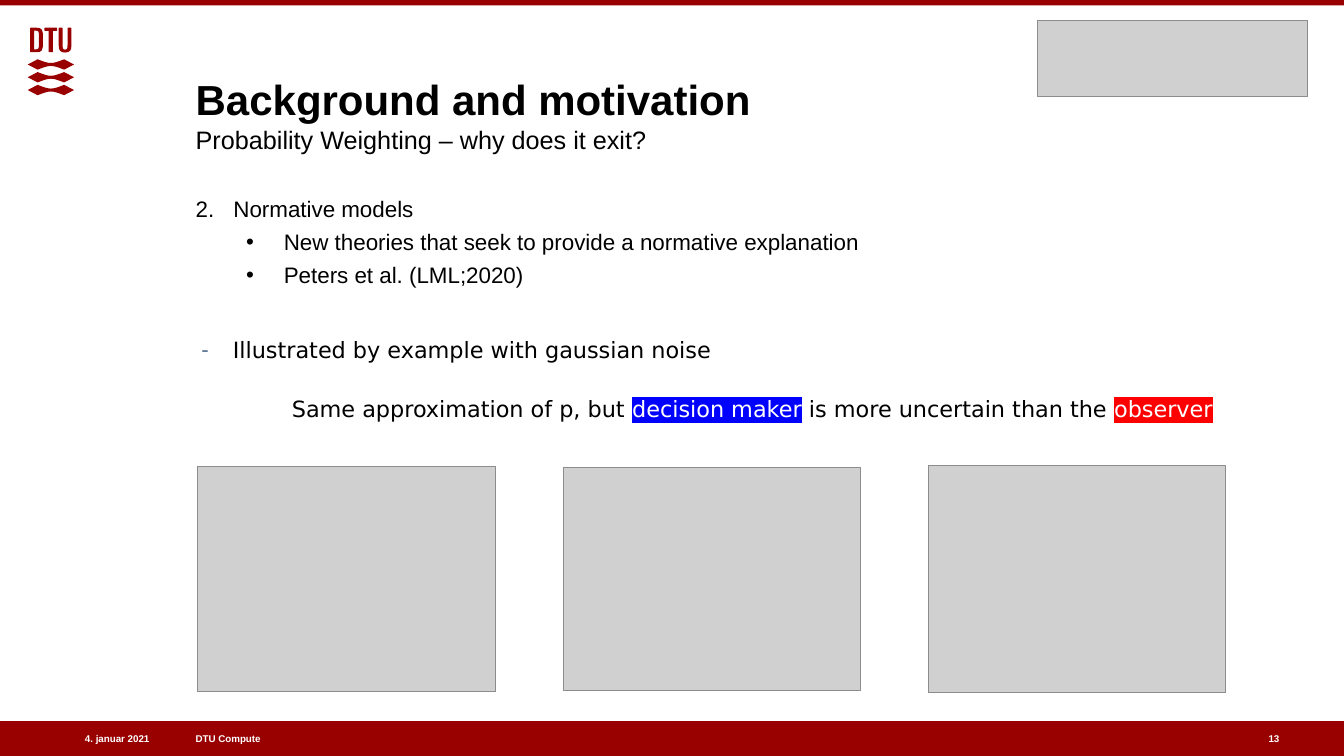
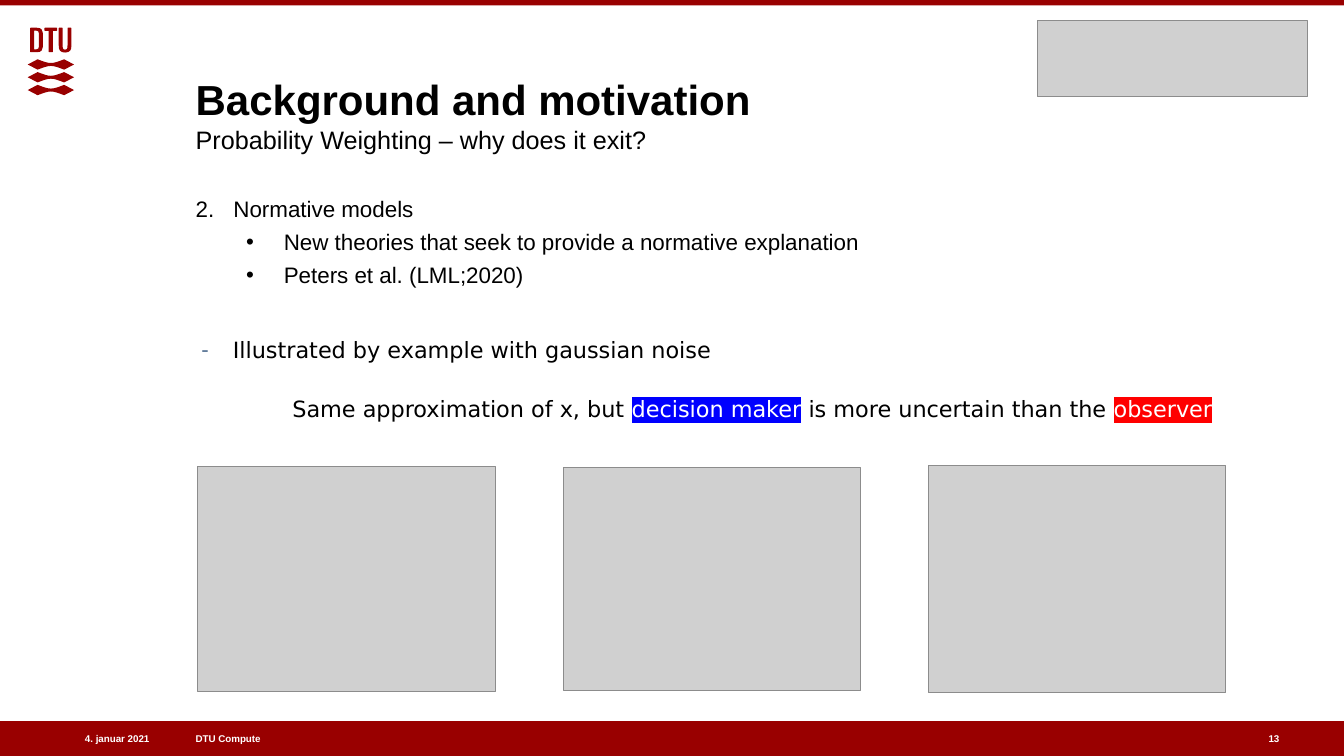
Before and after one commit to benj1003/Comparing-normative-and-descriptive-models-of-probability-weighting, a slide deck: slide 13 of Presentations/Oral defence 07-01-2021.pptx. Drawn at 1344x756 pixels with LibreOffice and Linux fonts; fonts in the diff are those of the drawing; grey boxes stand for pictures. Boxes give left, top, right and bottom in pixels: in the first picture for what was removed or moved away, otherwise in the second. Text is boxed around its words. In the diff, an @@ line names an element or a change of style, - is before the commit and + after.

```diff
--- a/Presentations/Oral defence 07-01-2021.pptx
+++ b/Presentations/Oral defence 07-01-2021.pptx
@@ text at bbox=[292, 399, 1212, 423]: text changed @@
-Same approximation of p, but decision maker is more uncertain than the observer
+Same approximation of x, but decision maker is more uncertain than the observer
```
